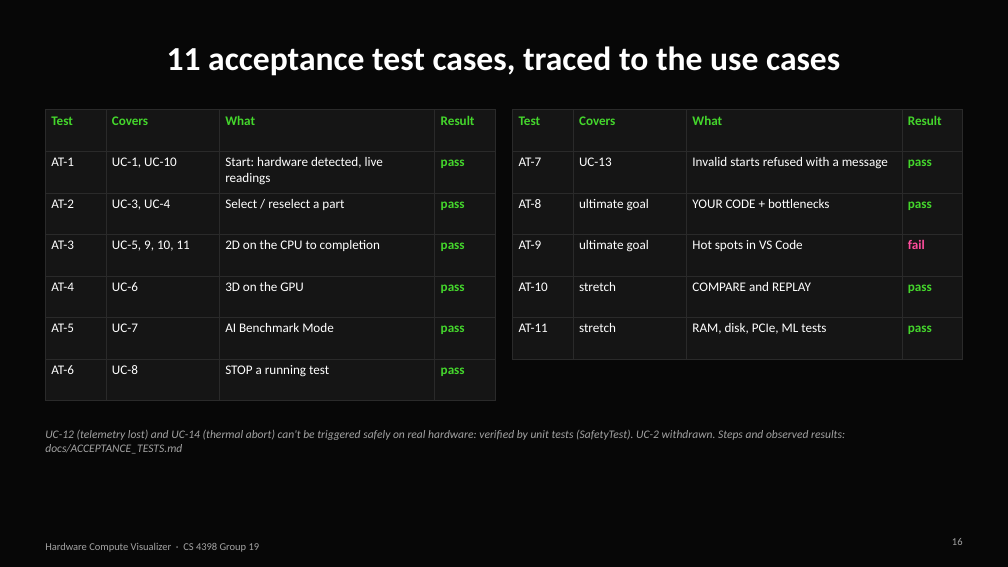
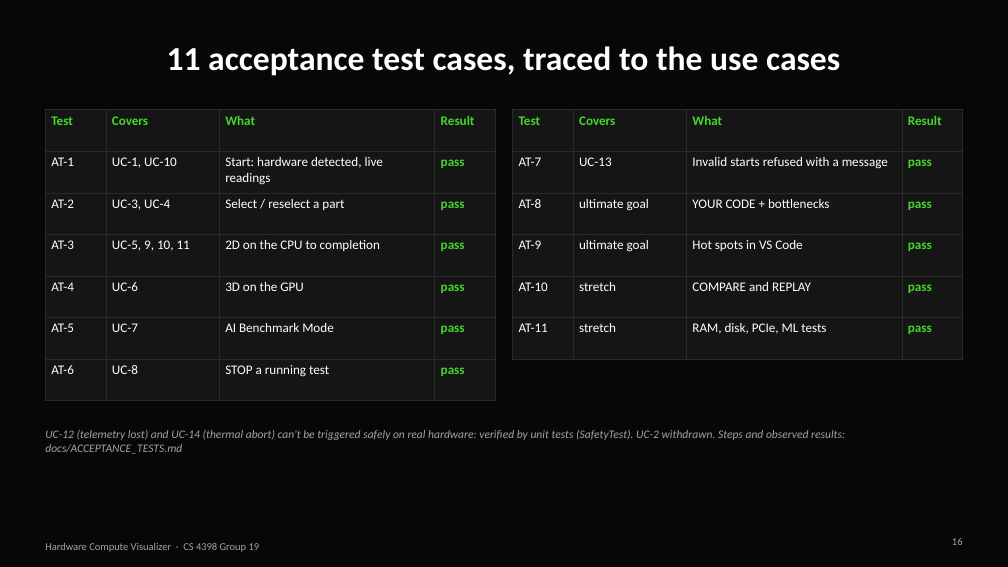
Before and after one commit to AndreMercado/HardwareComputeVisualizer, a slide deck: slide 16 of docs/presentation/HCV_Final_Presentation.pptx. Drawn at 1008x567 pixels with LibreOffice and Linux fonts; fonts in the diff are those of the drawing. Boxes give left, top, right and bottom in pixels: in the first picture for what was removed or moved away, otherwise in the second. Text is boxed around its words. In the diff, an @@ line names an element or a change of style, - is before the commit and + after.

```diff
--- a/docs/presentation/HCV_Final_Presentation.pptx
+++ b/docs/presentation/HCV_Final_Presentation.pptx
@@ table at <box>513,110,963,338</box> @@
-row 4, column 4: fail
+row 4, column 4: pass
```
Also in this commit, not shown: 4 other files.
